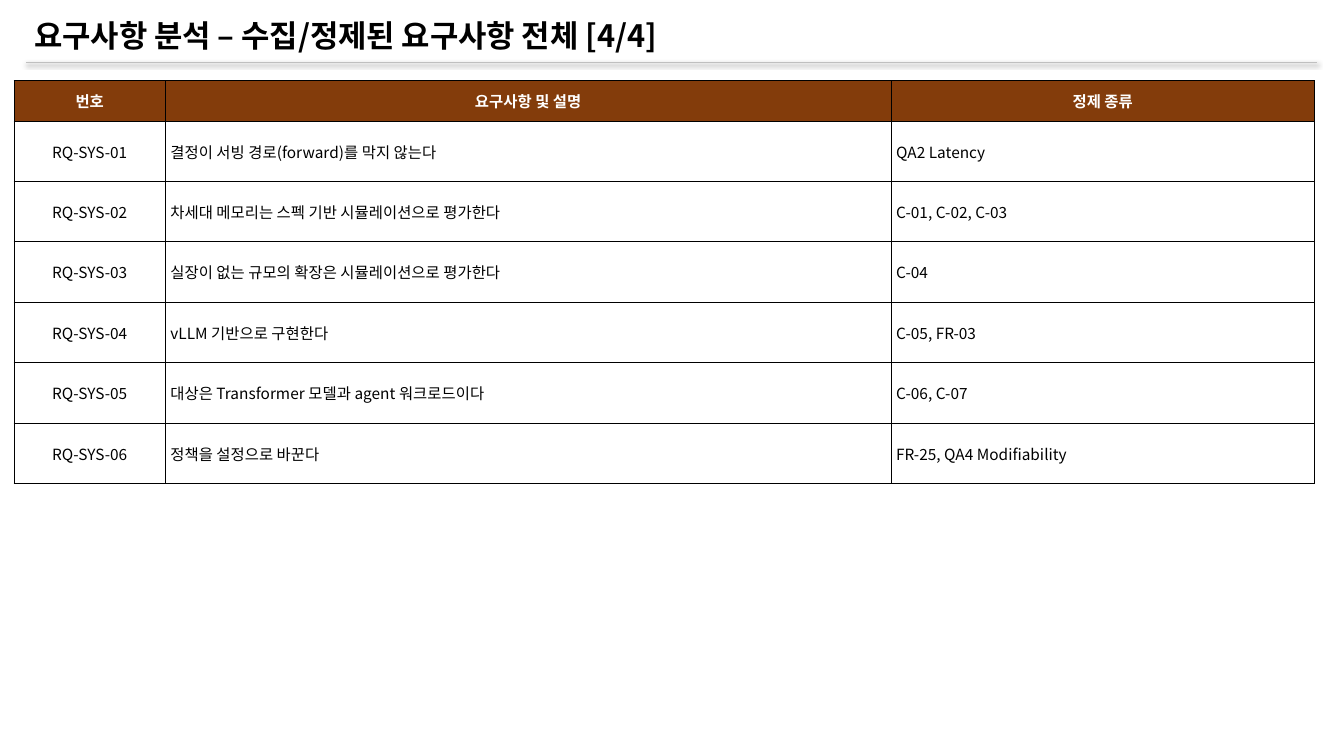
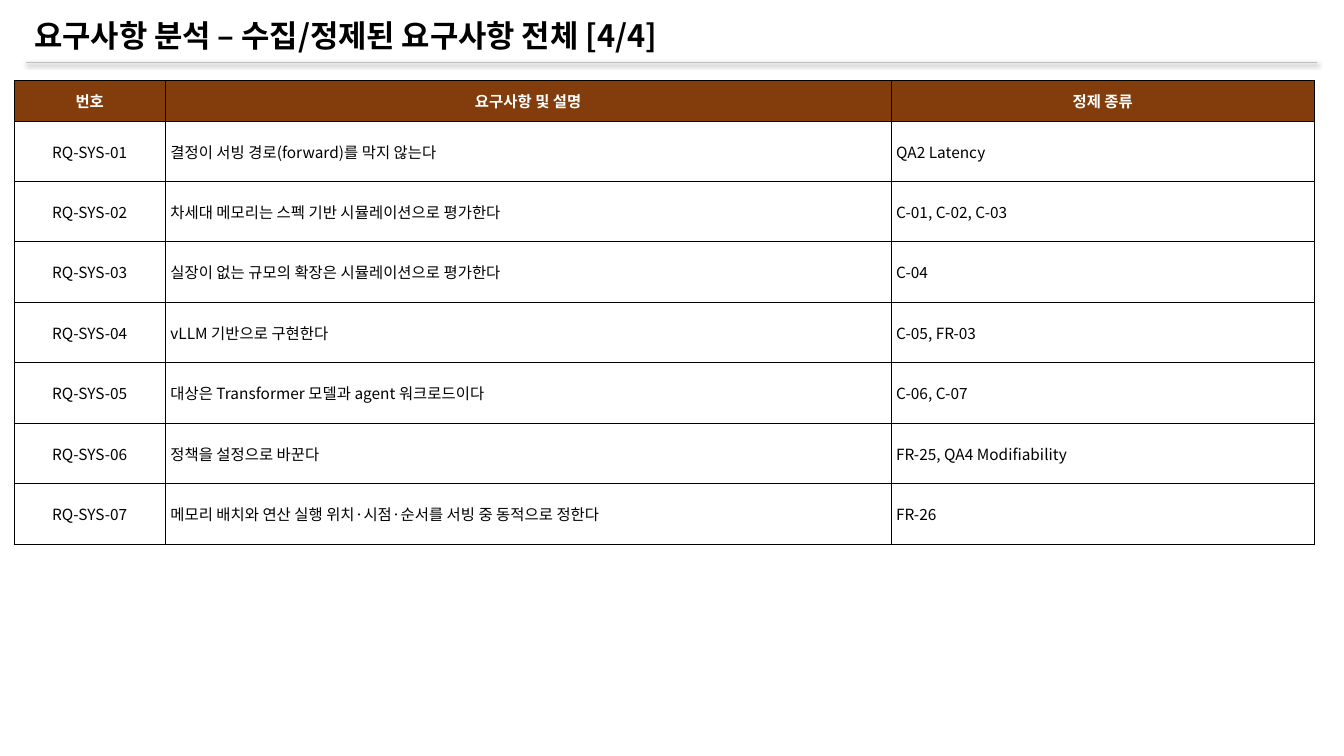
Before and after one commit to mkim0628/vllm, a slide deck: slide 12 of doc-mk/Requirements/requirements-overview.pptx. Drawn at 1344x756 pixels with LibreOffice and Linux fonts; fonts in the diff are those of the drawing. Boxes give left, top, right and bottom in pixels: in the first picture for what was removed or moved away, otherwise in the second. Text is boxed around its words. In the diff, an @@ line names an element or a change of style, - is before the commit and + after.

```diff
--- a/doc-mk/Requirements/requirements-overview.pptx
+++ b/doc-mk/Requirements/requirements-overview.pptx
@@ table at [14, 81, 1315, 544] @@
+row 8: RQ-SYS-07 | 메모리 배치와 연산 실행 위치·시점·순서를 서빙 중 동적으로 정한다 | FR-26
```
Also in this commit, not shown: 7 other slides changed, 1 slide removed, 2 other files.
